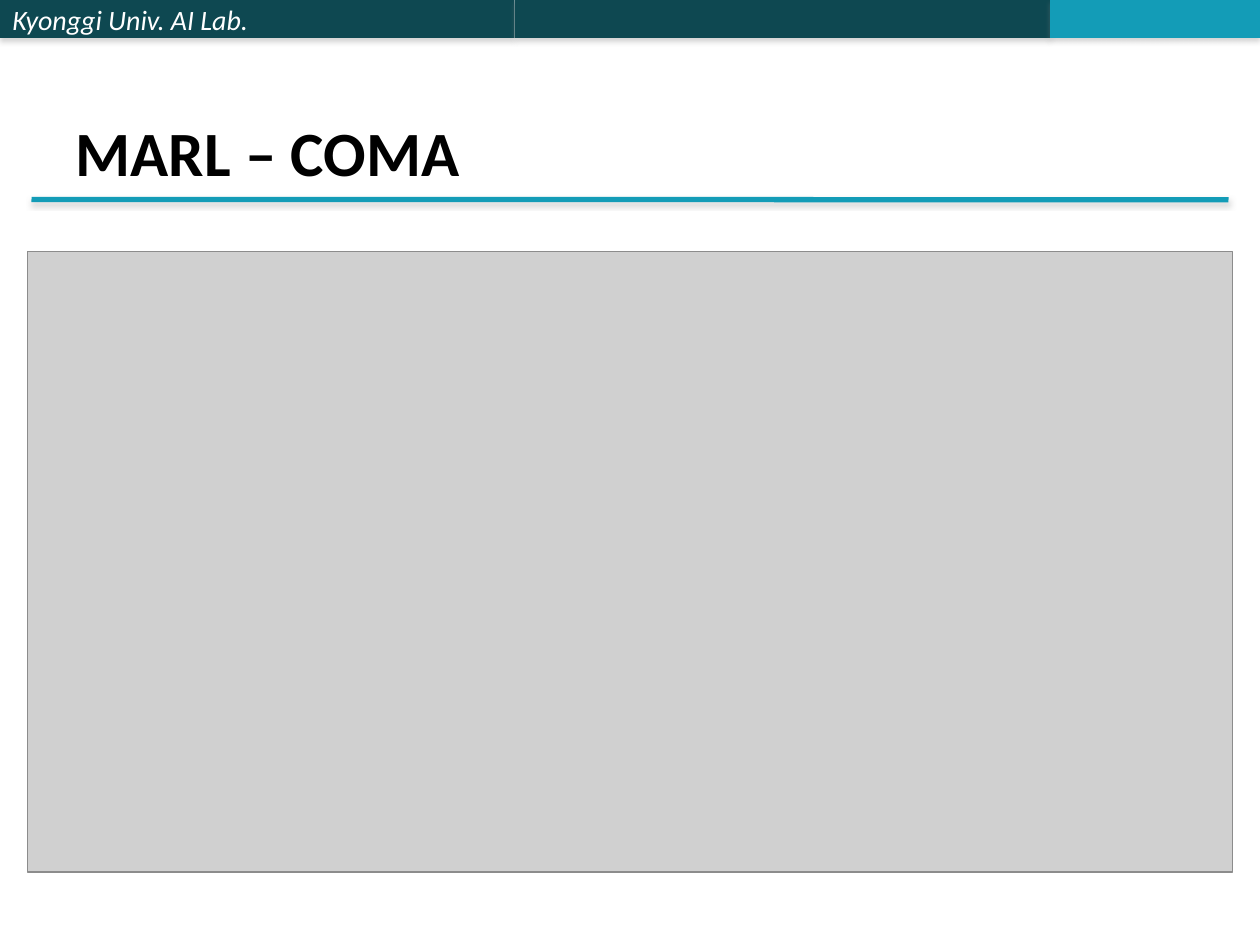
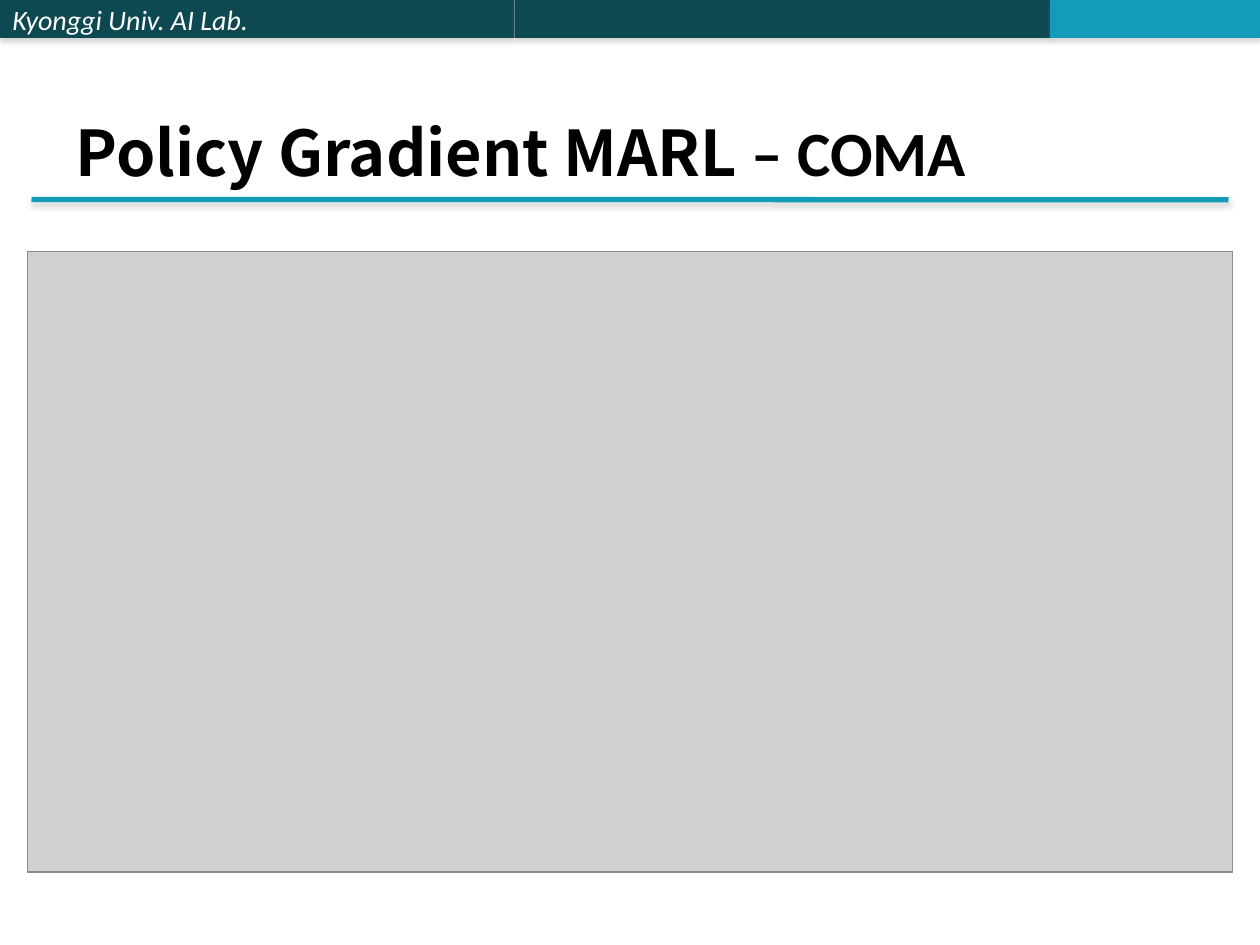
Before and after one commit to jk96491/PapersSeminar, a slide deck: slide 11 of Multi_Agent/ETC/PPTX/MARL 알고리즘 비교 분석.pptx (slide 7 before the commit). Drawn at 1260x945 pixels with LibreOffice and Linux fonts; fonts in the diff are those of the drawing; grey boxes stand for pictures. Boxes give left, top, right and bottom in pixels: in the first picture for what was removed or moved away, otherwise in the second. Text is boxed around its words. In the diff, an @@ line names an element or a change of style, - is before the commit and + after.

```diff
--- a/Multi_Agent/ETC/PPTX/MARL 알고리즘 비교 분석.pptx
+++ b/Multi_Agent/ETC/PPTX/MARL 알고리즘 비교 분석.pptx
@@ title at bbox=[76, 125, 966, 190]: text changed; font Calibri to Noto Sans CJK KR @@
-MARL – COMA
+Policy Gradient MARL – COMA
```
Also in this commit, not shown: 7 other slides changed, 6 slides added, 6 slides removed.
